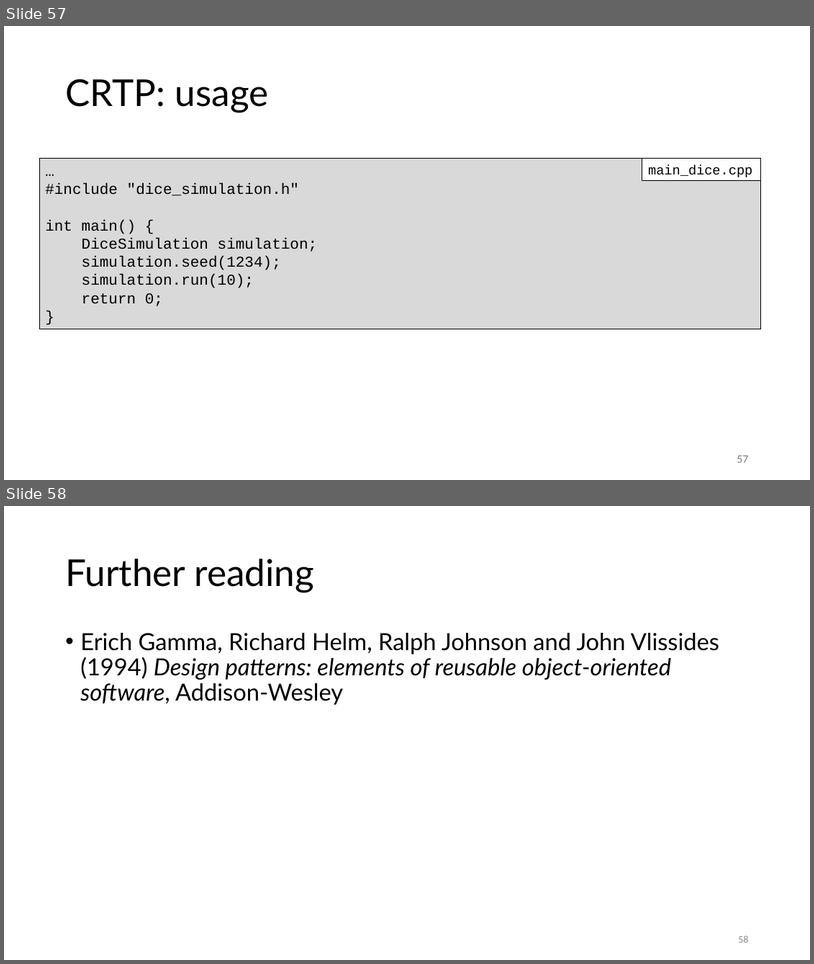
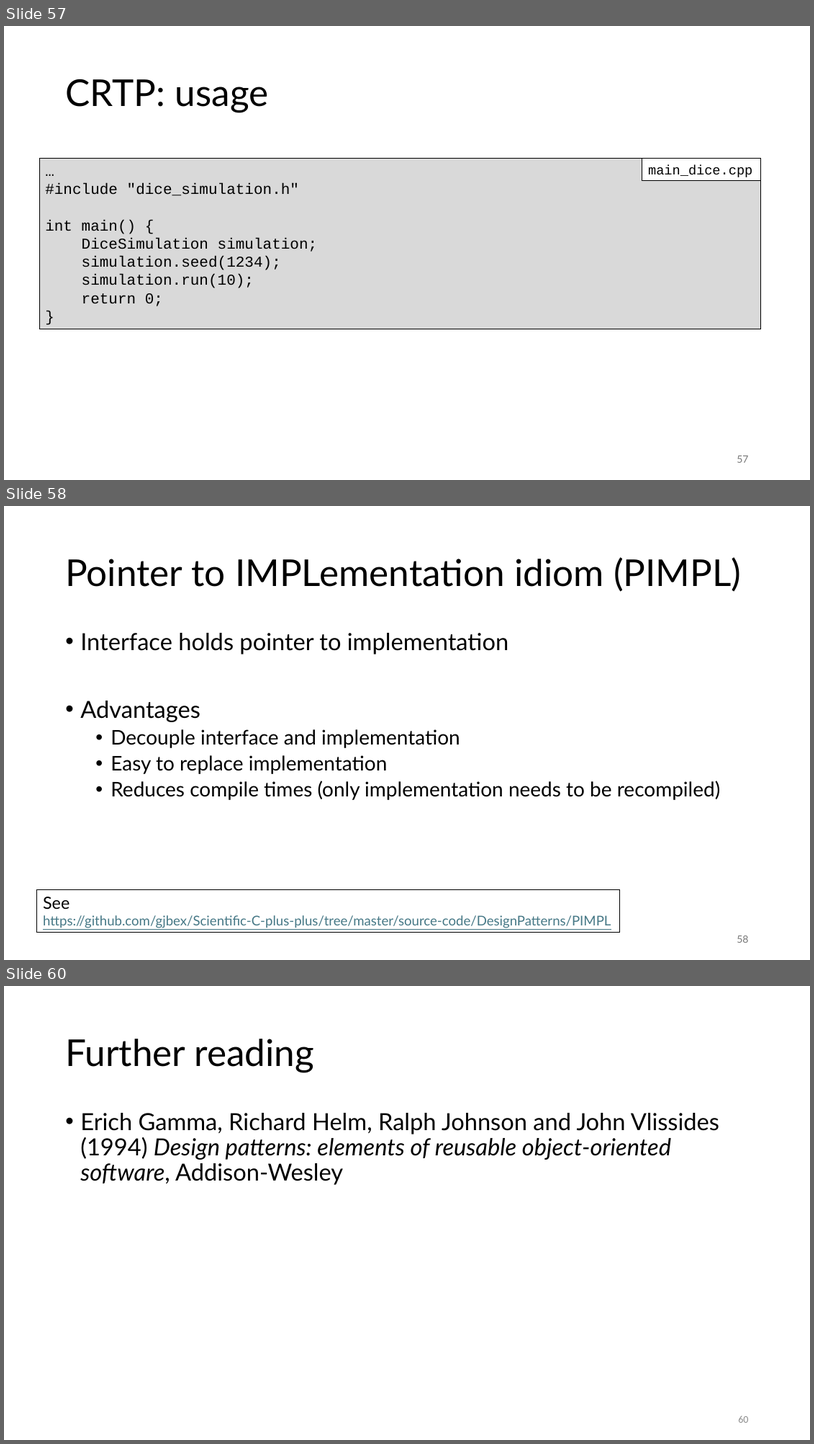
Before and after one commit to gjbex/C-plus-plus-software-engineering, a slide deck: cpp_software_engineering.pptx. Shown one above the other, each under a label of ours: slides 57 and 58 before the commit, slides 57, 58 and 60 after it; the slides between them are not shown. The pictures are 814x964 and 814x1444 pixels, drawn with LibreOffice and Linux fonts; fonts in the diff are those of the drawing. Boxes give left, top, right and bottom in pixels: in the first picture for what was removed or moved away, otherwise in the second. Text is boxed around its words. In the diff, an @@ line names an element or a change of style, - is before the commit and + after.

```diff
--- a/cpp_software_engineering.pptx
+++ b/cpp_software_engineering.pptx
@@ slide 58 added at <box>4,506,810,960</box>, background #FFFFFF @@
@@ title added at <box>65,557,741,592</box>, 44 pt, text #000000 @@
+Pointer to IMPLementation idiom (PIMPL)
@@ text added at <box>80,633,720,800</box>, 24 pt, text #000000 @@
+• Interface holds pointer to implementation
+• Advantages
+  • Decouple interface and implementation
+  • Easy to replace implementation
+  • Reduces compile times (only implementation needs to be recompiled)
@@ rectangle added at <box>37,889,620,932</box>, outline #000000 0.75 pt, 16 pt, text #467886, underline @@
+See
+https://github.com/gjbex/Scientific-C-plus-plus/tree/master/source-code/DesignPatterns/PIMPL
@@ page number added at <box>737,935,748,942</box>, 12 pt, text #797979 @@
+58
@@ what was slide 58 is now slide 60 @@
@@ page number at <box>738,1416,748,1422</box>: text changed @@
-58
+60
```
Also in this commit, not shown: 1 slide changed, 1 other slide added.
